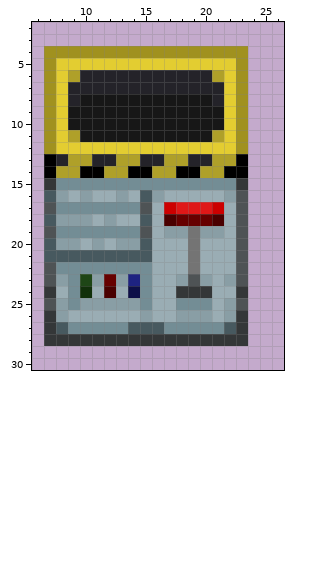
A pixel-art sprite gets an edit: Resources/Textures/Structures/Piping/disposal.rsi/disposal.png. This is how it looked before the edit.
The file is 32x32 pixels. Colours within 5 levels of each other are drawn and written as one. Shown: x 6..26, y 2..30.
Now the later version:
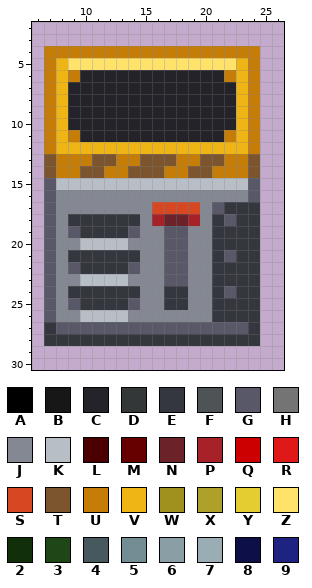
Palette (. is transparent): A #000000  B #171717  C #242329  D #343738  E #35373e  F #4e5355  G #585868  H #747474  J #848893  K #b8bec6  L #4a0000  M #660000  N #6b2329  P #a62228  Q #cc0000  R #df1818  S #d74722  T #7c552e  U #c57d07  V #efb514  W #a0911f  X #afa029  Y #e3cd31  Z #ffe269  2 #11300a  3 #1e4616  4 #47595f  5 #738d95  6 #899ea5  7 #9aadb4  8 #0d0f48  9 #1e2381
What changed:
Changed rows in their new state; - is an unchanged pixel.
first column x 7:
 4 UUUUUUUUUUUUUUUUUU
 5 UVZZZZZZZZZZZZZZVU
 6 UVU-----------CUVU
 7 UV-------------CVU
 8 UV-CCCCCCCCCCC-CVU
 9 UVCCCCCCCCCCCCCCVU
10 UVCCCCCCCCCCCCCCVU
11 UVUCCCCCCCCCCCCUVU
12 UVVVVVVVVVVVVVVVVU
13 TUUUTTUUTTTUUTTUUT
14 TUUTTUUTTTUUTTUUUT
15 GKKKKKKKKKKKKKKKKG
16 GJJJJJJJJJJJJJJJJG
17 GJJJJJJJJSSSSJGEEE
18 GJEEEEEEJPNNPJEGEE
19 GJGEEEEGJJGGJJEEEE
20 GJJKKKKJJJGGJJEEEE
21 GJEEEEEEJJGGJJEGEE
22 GJGEEEEGJJGGJJEEEE
23 GJJKKKKJJJGGJJEEEE
24 GJEEEEEEJJEEJJEGEE
25 GJGEEEEGJJEEJJEEEE
26 GJJKKKKJJJJJJJEEEE
27 EGGGGGGGGGGGGGGGGE
28 EEEEEEEEEEEEEEEEEE
